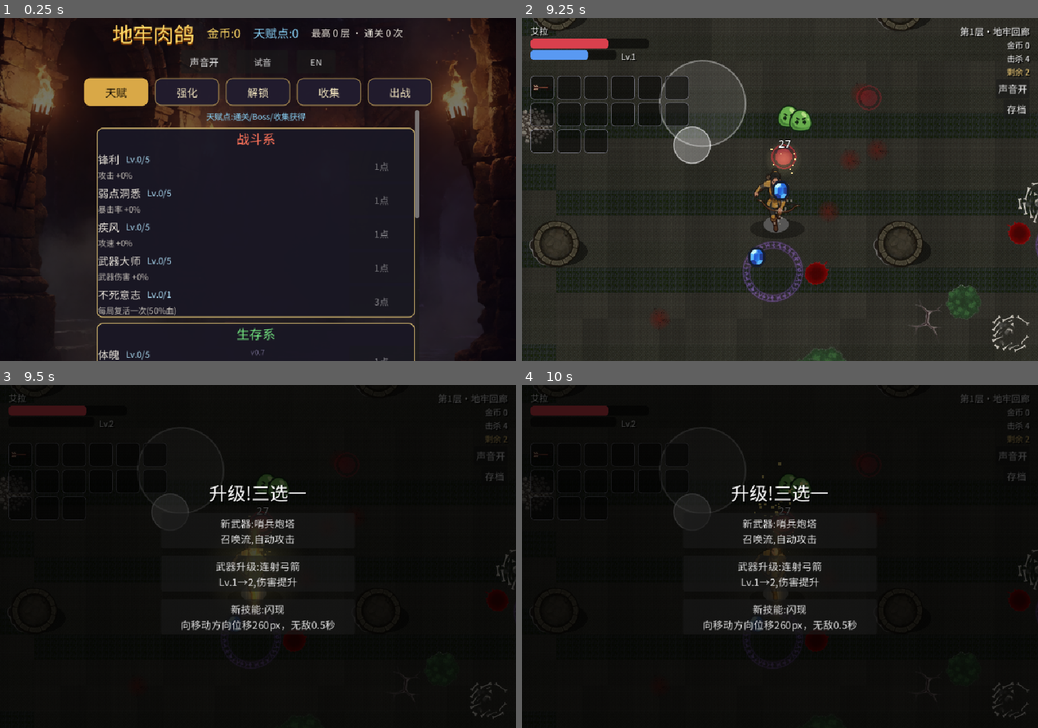
Above: before the commit, frames 1-4 (two rows, left to right).
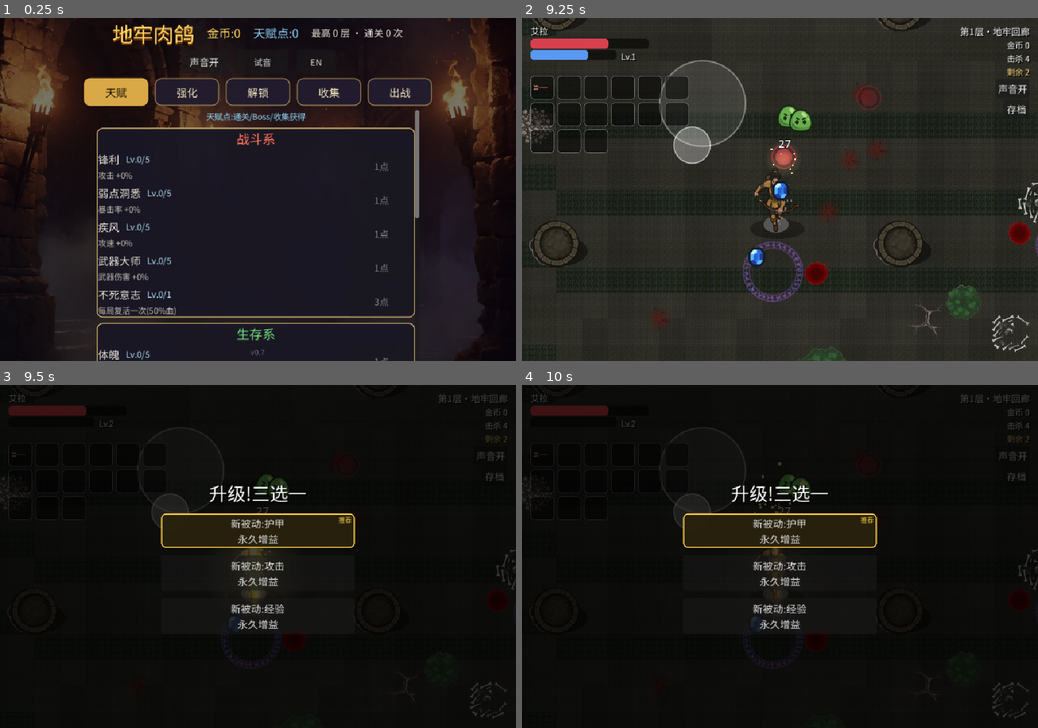
Above: after the commit, the same moments.

Repository: owlco001/dungeon-rogue-godot
Game: Godot game, scene res://scenes/lobby.tscn
Same seed, same stepped clock (60 frames per second), same inputs: the game is played once before the commit and once after it.
Inputs (mouse positions are in pixels of both pictures, inside the frame that each line leads up to):
- Up to frame 1 (0.25 s): no input
- Up to frame 2 (9.25 s): click "出战" at 0.5 s; click "开始战斗" at 1.25 s; click "声音开" at 2 s; click "声音关" at 2.75 s; drag from (651, 189) to (831, 114) at 3.52 s; drag from (676, 206) to (754, 258) at 4.27 s; move the mouse to (831, 114) at 5.02 s; hold D (move_right) 5.03-5.75 s; tap Space (attack) at 5.1, 6.6, 8.1 s; click (831, 114) at 5.17 s; drag from (754, 258) to (625, 138) at 5.77 s; move the mouse to (934, 240) at 6.52 s; hold A (move_left) 6.53-7.25 s; click (934, 240) at 6.67 s; drag from (625, 138) to (702, 103) at 7.27 s; move the mouse to (805, 189) at 8.02 s; hold S (move_down) 8.03-8.75 s; click (805, 189) at 8.17 s; drag from (702, 103) to (676, 206) at 8.77 s
- Up to frame 3 (9.5 s): no input
- Up to frame 4 (10 s): move the mouse to (893, 539) at 9.52 s; hold W (move_up) from 9.53 s (still down); tap Space (attack) at 9.6 s; click (893, 539) at 9.67 s

Frames 1-2 are identical in both runs. In frame 3, 2.5% of the frame differs, in the area x 31-69%, y 29-72%; in frame 4, 2.5%.

Commit message:
B2 三选一重写：强制槽(合成置顶/漏斗/保底/新手)+加权无放回抽取，解 RC-1~4；焦点武器漏斗权重（funnel_mult_passive 热调 3→5，07 §5 口径）；HUD 推荐金框+推荐标签；superweapon_synthesized 事件接线；V8 门禁绿（定向 9/10 合成、被动占比 57.7%）

Diff:
--- a/data/levelup.json
+++ b/data/levelup.json
@@ -1 +1 @@
-{"bad_luck_limit":2,"funnel_mult_passive":3.0,"funnel_mult_weapon":2.0,"new_passive_dim":6,"new_weapon_dim":8,"newbie_force_lvups":3,"slots_full_passive_up":30,"weights":{"new_passive":18,"new_weapon":22,"passive_up":22,"skill":8,"weapon_up":30}}
+{"bad_luck_limit": 2, "funnel_mult_passive": 5.0, "funnel_mult_weapon": 2.0, "new_passive_dim": 6, "new_weapon_dim": 8, "newbie_force_lvups": 3, "slots_full_passive_up": 30, "weights": {"new_passive": 18, "new_weapon": 22, "passive_up": 22, "skill": 8, "weapon_up": 30}}
--- a/scripts/hud.gd
+++ b/scripts/hud.gd
@@ -912,6 +912,28 @@
 			gsbh.bg_color = Color(0.35, 0.25, 0.08, 0.95)
 			b.add_theme_stylebox_override("hover", gsbh)
 			b.add_theme_stylebox_override("pressed", gsbh)
+		elif bool(opt.get("recommended", false)):
+			# v0.8 推荐金框（复用合成金框样式）+ 右上角「推荐」小标签
+			var rsb := StyleBoxFlat.new()
+			rsb.bg_color = Color(0.16, 0.13, 0.05, 0.95)
+			rsb.set_corner_radius_all(8)
+			rsb.set_border_width_all(2)
+			rsb.border_color = Color(1.0, 0.82, 0.3)
+			b.add_theme_stylebox_override("normal", rsb)
+			var tag := Label.new()
+			tag.text = Lang.t("推荐")
+			tag.add_theme_font_override("font", _font)
+			tag.add_theme_font_size_override("font_size", 12)
+			tag.add_theme_color_override("font_color", Color(1.0, 0.85, 0.3))
+			tag.anchor_left = 1.0
+			tag.anchor_right = 1.0
+			tag.offset_left = -46
+			tag.offset_right = -6
+			tag.offset_top = 3
+			tag.offset_bottom = 19
+			tag.horizontal_alignment = HORIZONTAL_ALIGNMENT_RIGHT
+			tag.mouse_filter = Control.MOUSE_FILTER_IGNORE
+			b.add_child(tag)
 		var idx := i
 		b.pressed.connect(func() -> void: _on_upgrade_btn(idx))
 		_levelup_vbox.add_child(b)
@@ -923,6 +945,11 @@
 		return
 	_levelup_overlay.visible = false
 	Sfx.play("click")
+	if String(_current_options[idx]["type"]) == "synthesize":
+		var pos := Vector2.ZERO
+		if _player_ref != null and is_instance_valid(_player_ref):
+			pos = _player_ref.global_position
+		EventBus.superweapon_synthesized.emit(String(_current_options[idx].get("super_id", "")), pos)
 	upgrade_chosen.emit(_current_options[idx])
 
 
--- a/scripts/player.gd
+++ b/scripts/player.gd
@@ -38,6 +38,10 @@
 
 # v0.3 systems
 var skills: Array = []           # [{id, lv, cd_t, auto}]
+# v0.8 三选一选择器状态（07 §2.1）
+var _lvups_since_passive := 0    # RC-4 保底计数：连续多少次三选一没出现 passive_up
+var _funnel_weapon := ""         # RC-3 漏斗：刚满级的武器 base id（下一次升级消费）
+var _lvup_count := 0             # 本局第几次升级（新手强制规则用）
 var _shield_hp := 0.0            # 圣盾/虹吸护盾吸收量
 var _shield_t := 0.0             # 护盾剩余时间
 var _parry_t := 0.0              # 盾击完美格挡窗口
@@ -979,6 +983,7 @@
 
 
 func build_levelup_options() -> Array:
+	_lvup_count += 1
 	var synth: Array = []
 	var wups: Array = []
 	var wnews: Array = []
@@ -1048,22 +1053,136 @@
 			var sd: Dictionary = GameData.SKILLS[sid]
 			snew.append({"type": "new_skill", "id": sid,
 				"title": Lang.t("新技能:%s") % Lang.t(String(sd["name"])), "desc": Lang.t(String(sd["desc"]))})
-	# 交错排列，合成置顶
-	var pools := [synth, wnews, wups, snew, sups, pnews, pups]
-	for p in pools:
+	# ---- v0.8 选择器（07 §2.1）：强制槽（合成/漏斗/保底/新手）+ 加权无放回抽取 ----
+	for p in [synth, wnews, wups, snew, sups, pnews, pups]:
 		p.shuffle()
-	var opts: Array = []
-	var i := 0
-	while opts.size() < 3:
-		var added := false
-		for p in pools:
-			if i < p.size() and opts.size() < 3:
-				opts.append(p[i])
-				added = true
-		if not added:
-			break
-		i += 1
+	var cfg := ContentDB.table("levelup")
+	var weights: Dictionary = cfg.get("weights", {})
+	var weapons_full := weapons.size() >= GameData.WEAPON_SLOTS + Meta.extra_weapon_slots()
+	var forced: Array = []
+	for o in synth:
+		forced.append(o)
+	# RC-3 漏斗：武器刚满级 → 下一次升级强制 1 槽给其合成所需被动
+	if _funnel_weapon != "" and forced.size() < 3:
+		var need_p := _funnel_passive_of(_funnel_weapon)
+		var f := _take_from_pool(pups, func(o: Dictionary) -> bool: return String(o["id"]) == need_p)
+		if f.is_empty():
+			f = _take_from_pool(pnews, func(o: Dictionary) -> bool: return String(o["id"]) == need_p)
+		if not f.is_empty():
+			f["recommended"] = true
+			forced.append(f)
+		_funnel_weapon = ""
+	# RC-4 保底：连续 2 次无 passive_up → 强制 1 个（优先已持有等级最高者）
+	if _lvups_since_passive >= int(cfg.get("bad_luck_limit", 2)) and forced.size() < 3:
+		var b := _take_best_passive_up(pups)
+		if b.is_empty():
+			b = _take_from_pool(pnews, func(_o: Dictionary) -> bool: return true)
+		if not b.is_empty():
+			forced.append(b)
+	# 新手引导：前 3 次升级强制 ≥1 个新被动
+	if _lvup_count <= int(cfg.get("newbie_force_lvups", 3)) and forced.size() < 3:
+		var has_np := false
+		for o in forced:
+			if String(o["type"]) == "new_passive":
+				has_np = true
+		if not has_np:
+			var n := _take_from_pool(pnews, func(_o: Dictionary) -> bool: return true)
+			if not n.is_empty():
+				n["recommended"] = true
+				forced.append(n)
+	var opts: Array = forced.slice(0, 3)
+	# 焦点武器（等级最高的未合成武器）：其升级与所需被动享漏斗权重加成（sim 验证口径，常量在 levelup.json）
+	var focus_wid := ""
+	var focus_lv := -1
+	for w in weapons:
+		var wid := String(w["id"])
+		if GameData.is_super(wid):
+			continue
+		if int(w["lv"]) > focus_lv:
+			focus_lv = int(w["lv"])
+			focus_wid = wid
+	var focus_needp := _funnel_passive_of(focus_wid) if focus_wid != "" else ""
+	# RC-1/RC-2：加权无放回抽取填满剩余槽（被动独立权重，不再只能竞争第 3 槽）
+	var weighted: Array = []
+	var cats: Array = [[wups, "weapon_up", 30], [wnews, "new_weapon", 22],
+		[pups, "passive_up", 22], [pnews, "new_passive", 18],
+		[snew, "skill", 8], [sups, "skill", 8]]
+	for pair in cats:
+		var w := float(weights.get(String(pair[1]), int(pair[2])))
+		if String(pair[1]) == "new_weapon" and weapons.size() >= 4:
+			w = float(cfg.get("new_weapon_dim", 8))
+		if String(pair[1]) == "new_passive" and passives.size() >= 4:
+			w = float(cfg.get("new_passive_dim", 6))
+		if String(pair[1]) == "passive_up" and weapons_full:
+			w = float(cfg.get("slots_full_passive_up", 30))
+		for o in pair[0]:
+			var ew := w
+			if String(pair[1]) == "weapon_up" and String(o["id"]) == focus_wid:
+				ew *= float(cfg.get("funnel_mult_weapon", 2.0))
+			if String(pair[1]) == "passive_up" and String(o["id"]) == focus_needp:
+				ew *= float(cfg.get("funnel_mult_passive", 3.0))
+			weighted.append({"opt": o, "w": ew})
+	while opts.size() < 3 and not weighted.is_empty():
+		var total := 0.0
+		for it in weighted:
+			total += float(it["w"])
+		var roll := randf() * total
+		var pick_idx := 0
+		for i2 in range(weighted.size()):
+			roll -= float(weighted[i2]["w"])
+			if roll <= 0.0:
+				pick_idx = i2
+				break
+		opts.append(weighted[pick_idx]["opt"])
+		weighted.remove_at(pick_idx)
+	# 保底计数更新：本次出现 passive_up 清零，否则 +1
+	var has_pups := false
+	for o in opts:
+		if String(o["type"]) == "passive_up":
+			has_pups = true
+	if has_pups:
+		_lvups_since_passive = 0
+	else:
+		_lvups_since_passive += 1
+	for o in opts:
+		if String(o["type"]) == "synthesize":
+			o["recommended"] = true
 	return opts
+
+
+## 某武器合成所需的被动 id（查 SUPERWEAPONS 反向映射）
+func _funnel_passive_of(wid: String) -> String:
+	for swid in GameData.SUPERWEAPONS.keys():
+		var sw: Dictionary = GameData.SUPERWEAPONS[swid]
+		if String(sw["weapon"]) == wid:
+			return String(sw["passive"])
+	return ""
+
+
+## 从池中取出第一个满足 pred 的选项（取出即移除）；无则返回空字典
+func _take_from_pool(pool: Array, pred: Callable) -> Dictionary:
+	for i in range(pool.size()):
+		if bool(pred.call(pool[i])):
+			var o: Dictionary = pool[i]
+			pool.remove_at(i)
+			return o
+	return {}
+
+
+## 保底用：取出已持有被动中等级最高者的升级项
+func _take_best_passive_up(pups: Array) -> Dictionary:
+	var best_i := -1
+	var best_lv := -1
+	for i in range(pups.size()):
+		var lv := int(passives.get(String(pups[i]["id"]), 0))
+		if lv > best_lv:
+			best_lv = lv
+			best_i = i
+	if best_i < 0:
+		return {}
+	var o: Dictionary = pups[best_i]
+	pups.remove_at(best_i)
+	return o
 
 
 func apply_levelup_option(opt: Dictionary) -> void:
@@ -1077,6 +1196,8 @@
 			var w := _weapon_by_id(oid)
 			if not w.is_empty():
 				w["lv"] = mini(GameData.WEAPON_MAX_LV, int(w["lv"]) + 1)
+				if int(w["lv"]) >= GameData.WEAPON_MAX_LV:
+					_funnel_weapon = GameData.base_weapon_of(oid)
 		"new_passive":
 			passives[oid] = 1
 			_on_passive_gained(oid)
--- a/test/auto_v08.gd
+++ b/test/auto_v08.gd
@@ -54,6 +54,8 @@
 			_v3check()
 		"v5h":
 			await _v5h()
+		"v8":
+			await _v8()
 		"v2":
 			await _v2()
 		_:
@@ -174,6 +176,113 @@
 	await _wait(0.5)
 	_check("V5H B restored >=0.95", Engine.time_scale >= 0.95, "ts=%s" % str(Engine.time_scale))
 
+# ---- V8 合成判据（A-1/A-6）：固定 seed 10 局 × 33 次升级，定向策略跟随推荐/焦点武器 ----
+func _v8() -> void:
+	Lang.set_lang("zh")
+	var inst: Node = load("res://scenes/lobby.tscn").instantiate()
+	root.add_child(inst)
+	await _wait(1.0)
+	var tab := _find_btn(inst, ["出战", "Battle"])
+	if tab == null:
+		_check("V8 entry", false, "no fight tab")
+		return
+	tab.pressed.emit()
+	await _wait(0.5)
+	var btn := _find_btn(inst, ["开始战斗", "Start"])
+	if btn == null:
+		_check("V8 entry", false, "no start btn")
+		return
+	btn.pressed.emit()
+	var player: Node = null
+	for i in range(50):
+		await _wait(0.1)
+		player = get_first_node_in_group("player")
+		if player != null:
+			break
+	_check("V8 entry", player != null)
+	if player == null:
+		return
+	var skills0: Array = (player.get("skills") as Array).duplicate(true)
+	var synth_runs := 0
+	var offered := {}
+	var offered_total := 0
+	for run in range(10):
+		seed(4200 + run)
+		player.set("weapons", [{"id": "bow", "lv": 1, "cd_t": 0.0}])
+		player.set("passives", {})
+		player.set("skills", skills0.duplicate(true))
+		player.set("_lvup_count", 0)
+		player.set("_lvups_since_passive", 0)
+		player.set("_funnel_weapon", "")
+		player.call("_recalc")
+		var got_super := false
+		for step in range(33):
+			var opts: Array = player.call("build_levelup_options")
+			if opts.is_empty():
+				break
+			for o in opts:
+				var t := String(o["type"])
+				offered[t] = int(offered.get(t, 0)) + 1
+				offered_total += 1
+			var pick: Dictionary = _v8_pick(player, opts)
+			player.call("apply_levelup_option", pick)
+			for w in player.get("weapons"):
+				if GameData.is_super(String(w["id"])):
+					got_super = true
+			if got_super:
+				break
+		if got_super:
+			synth_runs += 1
+		var wtxt := ""
+		for w in player.get("weapons"):
+			wtxt += "%s:%d " % [String(w["id"]), int(w["lv"])]
+		print("V8 run %d super=%s weapons=[%s] passives=%s" % [run, str(got_super), wtxt, str(player.get("passives"))])
+	_check("V8 synth runs >=9/10", synth_runs >= 9, "synth_runs=%d" % synth_runs)
+	var pshare := 0.0
+	if offered_total > 0:
+		pshare = float(int(offered.get("new_passive", 0)) + int(offered.get("passive_up", 0))) / float(offered_total)
+	_check("V8 passive share 48-62.7%", pshare >= 0.48 and pshare <= 0.627,
+		"share=%.3f total=%d dist=%s" % [pshare, offered_total, str(offered)])
+
+## 定向策略（对齐 docs/v08/sim 的 ranking）：合成>焦点武器升级>所需被动>其他武器>新武器>新技能
+func _v8_pick(player: Node, opts: Array) -> Dictionary:
+	var weapons: Array = player.get("weapons")
+	var focus := ""
+	for w in weapons:
+		if not GameData.is_super(String(w["id"])) and int(w["lv"]) < GameData.WEAPON_MAX_LV:
+			focus = String(w["id"])
+			break
+	if focus == "":
+		for w in weapons:
+			if not GameData.is_super(String(w["id"])):
+				focus = String(w["id"])
+				break
+	var needp := String(player.call("_funnel_passive_of", focus))
+	var best: Dictionary = {}
+	var best_rank := 99
+	for o in opts:
+		var t := String(o["type"])
+		var oid := String(o["id"])
+		var r := 7
+		if t == "synthesize":
+			r = 0
+		elif t == "weapon_up" and oid == focus:
+			r = 1
+		elif t == "passive_up" and oid == needp:
+			r = 2
+		elif t == "new_passive" and oid == needp:
+			r = 3
+		elif t == "weapon_up":
+			r = 4
+		elif t == "new_weapon" and weapons.size() < 5:
+			r = 5
+		elif t == "new_skill":
+			r = 6
+		if r < best_rank:
+			best_rank = r
+			best = o
+	return best
+
 func _corrupt_file(path: String) -> void:
 	var f := FileAccess.open(path, FileAccess.WRITE)
 	if f != null:
Not shown, changed: tools/run_headless.sh
